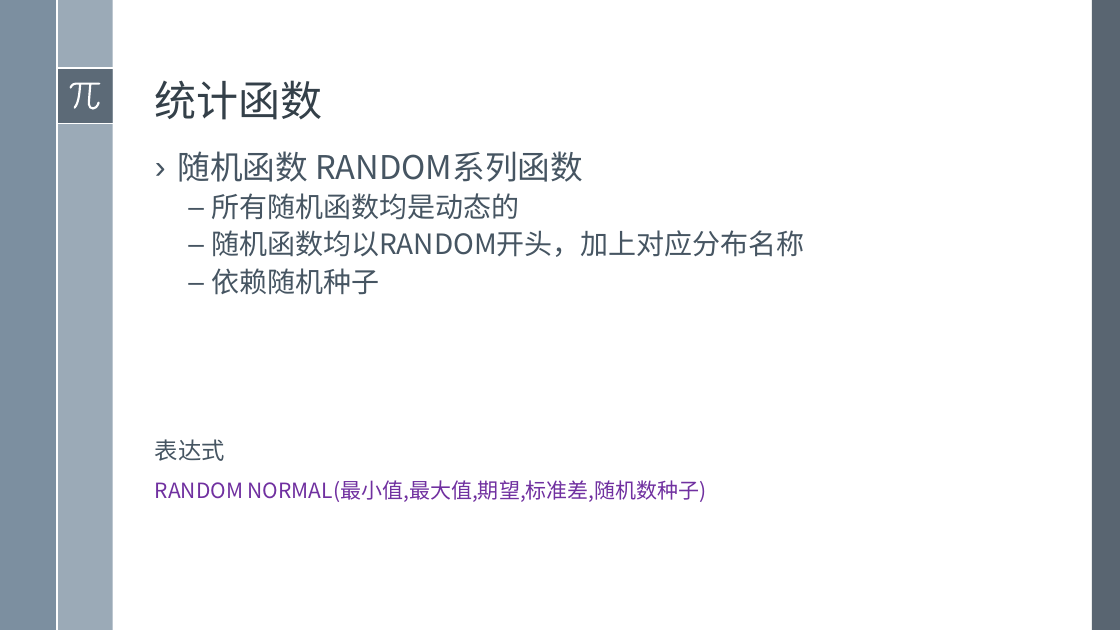
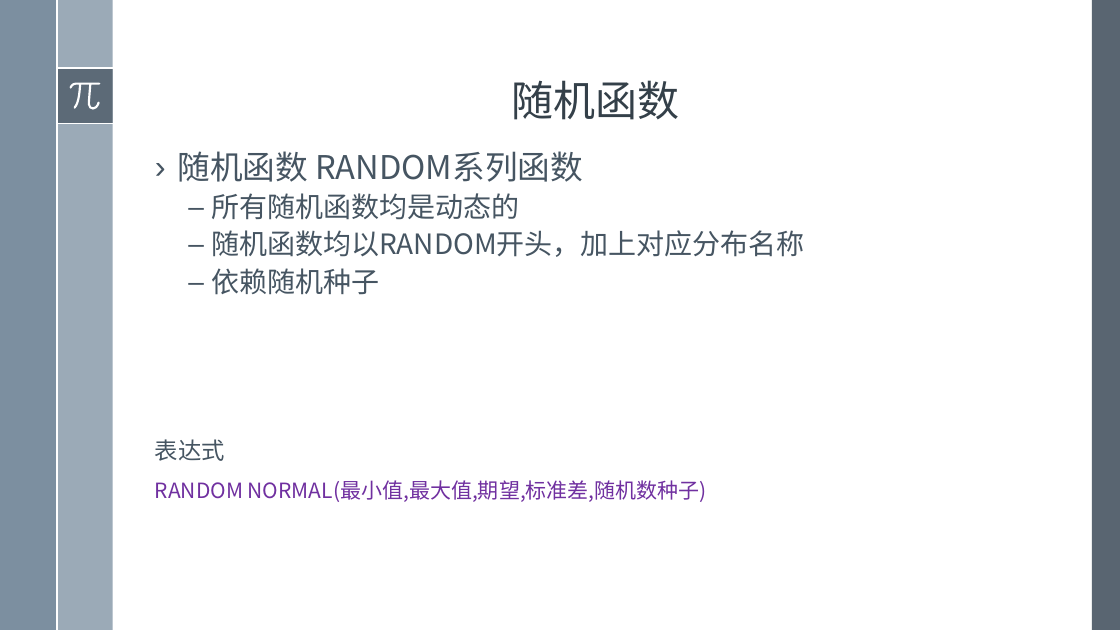
Before and after one commit to exoplanetX/SystemDynamics, a slide deck: slide 17 of 2019系统仿真-4-动态函数.pptx. Drawn at 1120x630 pixels with LibreOffice and Linux fonts; fonts in the diff are those of the drawing. Boxes give left, top, right and bottom in pixels: in the first picture for what was removed or moved away, otherwise in the second. Text is boxed around its words. In the diff, an @@ line names an element or a change of style, - is before the commit and + after.

```diff
--- a/2019系统仿真-4-动态函数.pptx
+++ b/2019系统仿真-4-动态函数.pptx
@@ title at (512, 80, 680, 120): text changed @@
-统计函数
+随机函数
```
Also in this commit, not shown: 3 other slides changed, 1 other file.
